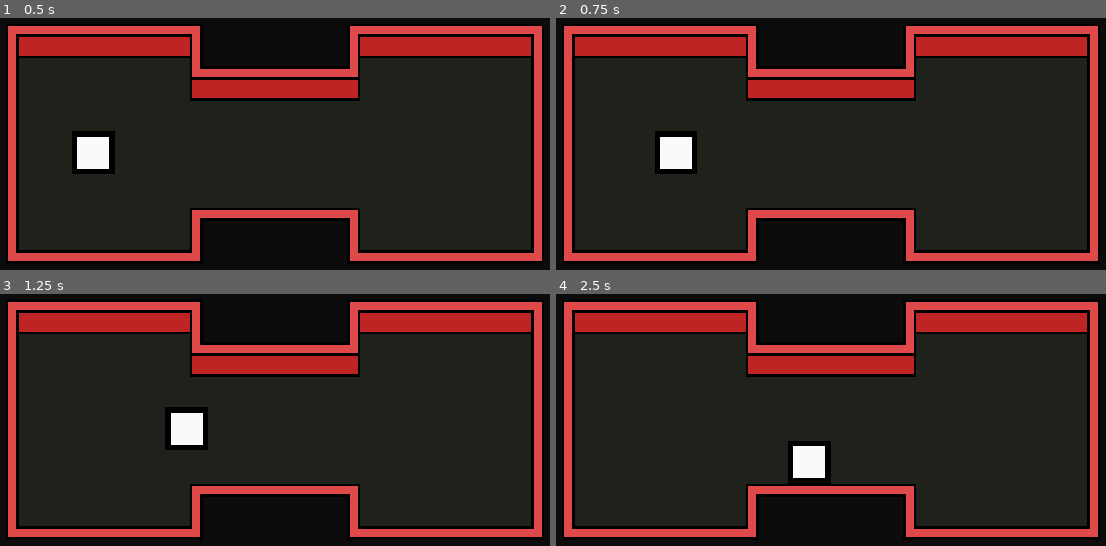
Above: before the commit, frames 1-4 (two rows, left to right).
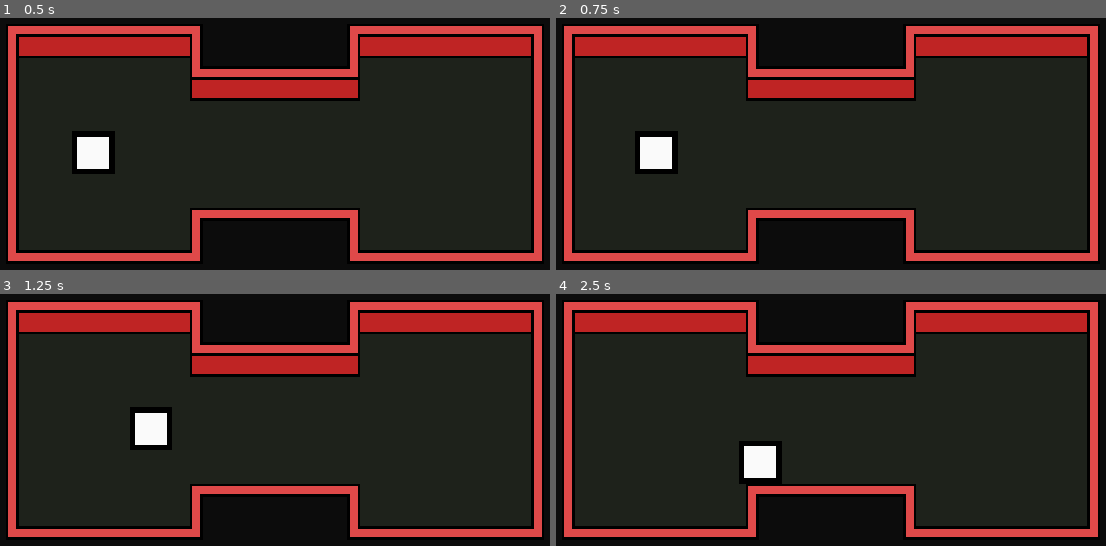
Above: after the commit, the same moments.

Repository: krptstc/knife-party
Game: Godot game, scene res://World/World.tscn
Same seed, same stepped clock (60 frames per second), same inputs: the game is played once before the commit and once after it.
Inputs:
- Up to frame 1 (0.5 s): no input
- Up to frame 2 (0.75 s): tap Enter at 0.5 s; hold Right (ui_right) from 0.53 s (still down)
- Up to frame 3 (1.25 s): keep holding Right (ui_right)
- Up to frame 4 (2.5 s): release Right (ui_right) at 1.28 s; hold Down (ui_down) 1.28-2.03 s; hold Right (ui_right) from 2.03 s (still down)

Frame 1 is identical in both runs. In frame 2, 1.5% of the frame differs, in the area x 14-26%, y 44-62%; in frame 3, 2.3%; in frame 4, 2.7%, in the area x 33-50%, y 58-76%.

Commit message:
Smooth player movement

Diff:
--- a/Player/Player.gd
+++ b/Player/Player.gd
@@ -1,6 +1,10 @@
 extends KinematicBody2D
 
-const MAX_SPEED = 100
+const MAX_SPEED = 80
+const ACCELARATION = 240
+const FRICTION = ACCELARATION
+
+var velocity = Vector2.ZERO
 
 func _physics_process(delta):
 	var inputVector = Vector2.ZERO
@@ -8,6 +12,9 @@
 	inputVector.x = Input.get_action_strength("ui_right") - Input.get_action_strength("ui_left")
 	inputVector.y = Input.get_action_strength("ui_down") - Input.get_action_strength("ui_up")
 
-	inputVector = inputVector.normalized()
+	if inputVector != Vector2.ZERO:
+		velocity = velocity.move_toward(inputVector * MAX_SPEED, ACCELARATION * delta)
+	else:
+		velocity = velocity.move_toward(Vector2.ZERO, FRICTION * delta)
 
-	move_and_slide(inputVector * MAX_SPEED)
+	move_and_slide(velocity)
--- a/World/World.tscn
+++ b/World/World.tscn
@@ -3,49 +3,49 @@
 [ext_resource path="res://Player/Player.tscn" type="PackedScene" id=1]
 [ext_resource path="res://Tilesets/WallTileset.png" type="Texture" id=2]
 
-[sub_resource type="ConvexPolygonShape2D" id=2]
+[sub_resource type="ConvexPolygonShape2D" id=1]
 points = PoolVector2Array( 32, 32, 0, 32, 0, 0, 32, 0 )
 
-[sub_resource type="ConvexPolygonShape2D" id=3]
+[sub_resource type="ConvexPolygonShape2D" id=2]
 points = PoolVector2Array( 32, 32, 0, 32, 0, 16, 32, 16 )
 
-[sub_resource type="ConvexPolygonShape2D" id=4]
+[sub_resource type="ConvexPolygonShape2D" id=3]
 points = PoolVector2Array( 16, 32, 0, 32, 0, 0, 16, 0 )
 
-[sub_resource type="ConvexPolygonShape2D" id=5]
+[sub_resource type="ConvexPolygonShape2D" id=4]
 points = PoolVector2Array( 32, 32, 16, 32, 16, 16, 32, 16 )
 
-[sub_resource type="ConvexPolygonShape2D" id=6]
+[sub_resource type="ConvexPolygonShape2D" id=5]
 points = PoolVector2Array( 32, 32, 16, 32, 16, 0, 32, 0 )
 
-[sub_resource type="ConvexPolygonShape2D" id=7]
+[sub_resource type="ConvexPolygonShape2D" id=6]
 points = PoolVector2Array( 16, 32, 0, 32, 0, 16, 16, 16 )
 
-[sub_resource type="ConvexPolygonShape2D" id=8]
+[sub_resource type="ConvexPolygonShape2D" id=7]
 points = PoolVector2Array( 32, 32, 16, 32, 16, 0, 32, 0 )
 
+[sub_resource type="ConvexPolygonShape2D" id=8]
+points = PoolVector2Array( 16, 32, 0, 32, 0, 0, 16, 0 )
+
 [sub_resource type="ConvexPolygonShape2D" id=9]
-points = PoolVector2Array( 16, 32, 0, 32, 0, 0, 16, 0 )
+points = PoolVector2Array( 32, 32, 0, 32, 0, 0, 32, 0 )
 
 [sub_resource type="ConvexPolygonShape2D" id=10]
 points = PoolVector2Array( 32, 32, 0, 32, 0, 0, 32, 0 )
 
 [sub_resource type="ConvexPolygonShape2D" id=11]
-points = PoolVector2Array( 32, 32, 0, 32, 0, 0, 32, 0 )
+points = PoolVector2Array( 32, 32, 16, 32, 16, 16, 32, 16 )
 
 [sub_resource type="ConvexPolygonShape2D" id=12]
-points = PoolVector2Array( 32, 32, 16, 32, 16, 16, 32, 16 )
+points = PoolVector2Array( 16, 32, 0, 32, 0, 16, 16, 16 )
 
 [sub_resource type="ConvexPolygonShape2D" id=13]
-points = PoolVector2Array( 16, 32, 0, 32, 0, 16, 16, 16 )
+points = PoolVector2Array( 32, 16, 16, 16, 16, 0, 32, 0 )
 
 [sub_resource type="ConvexPolygonShape2D" id=14]
-points = PoolVector2Array( 32, 16, 16, 16, 16, 0, 32, 0 )
-
-[sub_resource type="ConvexPolygonShape2D" id=15]
 points = PoolVector2Array( 16, 16, 0, 16, 0, 0, 16, 0 )
 
-[sub_resource type="TileSet" id=1]
+[sub_resource type="TileSet" id=15]
 0/name = "WallTileset.png 0"
 0/texture = ExtResource( 2 )
 0/tex_offset = Vector2( 0, 0 )
@@ -65,17 +65,23 @@
 0/navigation_offset = Vector2( 0, 0 )
 0/shape_offset = Vector2( 0, 0 )
 0/shape_transform = Transform2D( 1, 0, 0, 1, 0, 0 )
-0/shape = SubResource( 2 )
+0/shape = SubResource( 1 )
 0/shape_one_way = false
 0/shape_one_way_margin = 1.0
 0/shapes = [ {
 "autotile_coord": Vector2( 2, 0 ),
 "one_way": false,
 "one_way_margin": 1.0,
+"shape": SubResource( 1 ),
+"shape_transform": Transform2D( 1, 0, 0, 1, 0, 0 )
+}, {
+"autotile_coord": Vector2( 2, 2 ),
+"one_way": false,
+"one_way_margin": 1.0,
 "shape": SubResource( 2 ),
 "shape_transform": Transform2D( 1, 0, 0, 1, 0, 0 )
 }, {
-"autotile_coord": Vector2( 2, 2 ),
+"autotile_coord": Vector2( 1, 2 ),
 "one_way": false,
 "one_way_margin": 1.0,
 "shape": SubResource( 3 ),
@@ -87,7 +93,7 @@
 "shape": SubResource( 4 ),
 "shape_transform": Transform2D( 1, 0, 0, 1, 0, 0 )
 }, {
-"autotile_coord": Vector2( 1, 2 ),
+"autotile_coord": Vector2( 3, 2 ),
 "one_way": false,
 "one_way_margin": 1.0,
 "shape": SubResource( 5 ),
@@ -99,58 +105,52 @@
 "shape": SubResource( 6 ),
 "shape_transform": Transform2D( 1, 0, 0, 1, 0, 0 )
 }, {
-"autotile_coord": Vector2( 3, 2 ),
+"autotile_coord": Vector2( 3, 1 ),
 "one_way": false,
 "one_way_margin": 1.0,
 "shape": SubResource( 7 ),
 "shape_transform": Transform2D( 1, 0, 0, 1, 0, 0 )
 }, {
-"autotile_coord": Vector2( 3, 1 ),
+"autotile_coord": Vector2( 1, 1 ),
 "one_way": false,
 "one_way_margin": 1.0,
 "shape": SubResource( 8 ),
 "shape_transform": Transform2D( 1, 0, 0, 1, 0, 0 )
 }, {
-"autotile_coord": Vector2( 1, 1 ),
+"autotile_coord": Vector2( 1, 0 ),
 "one_way": false,
 "one_way_margin": 1.0,
 "shape": SubResource( 9 ),
 "shape_transform": Transform2D( 1, 0, 0, 1, 0, 0 )
 }, {
-"autotile_coord": Vector2( 1, 0 ),
+"autotile_coord": Vector2( 3, 0 ),
 "one_way": false,
 "one_way_margin": 1.0,
 "shape": SubResource( 10 ),
 "shape_transform": Transform2D( 1, 0, 0, 1, 0, 0 )
 }, {
-"autotile_coord": Vector2( 3, 0 ),
+"autotile_coord": Vector2( 4, 0 ),
 "one_way": false,
 "one_way_margin": 1.0,
 "shape": SubResource( 11 ),
 "shape_transform": Transform2D( 1, 0, 0, 1, 0, 0 )
 }, {
-"autotile_coord": Vector2( 4, 0 ),
+"autotile_coord": Vector2( 5, 0 ),
 "one_way": false,
 "one_way_margin": 1.0,
 "shape": SubResource( 12 ),
 "shape_transform": Transform2D( 1, 0, 0, 1, 0, 0 )
 }, {
-"autotile_coord": Vector2( 5, 0 ),
+"autotile_coord": Vector2( 4, 1 ),
 "one_way": false,
 "one_way_margin": 1.0,
 "shape": SubResource( 13 ),
 "shape_transform": Transform2D( 1, 0, 0, 1, 0, 0 )
 }, {
-"autotile_coord": Vector2( 4, 1 ),
+"autotile_coord": Vector2( 5, 1 ),
 "one_way": false,
 "one_way_margin": 1.0,
 "shape": SubResource( 14 ),
-"shape_transform": Transform2D( 1, 0, 0, 1, 0, 0 )
-}, {
-"autotile_coord": Vector2( 5, 1 ),
-"one_way": false,
-"one_way_margin": 1.0,
-"shape": SubResource( 15 ),
 "shape_transform": Transform2D( 1, 0, 0, 1, 0, 0 )
 } ]
 0/z_index = 0
Not shown: 1 places in World/World.tscn that only renumber resources
